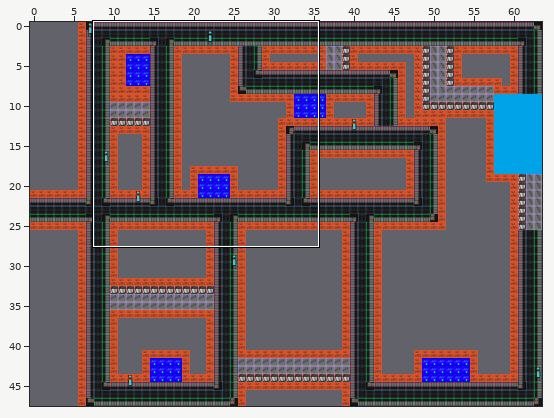
Level history. Tiled map (JSON): map/field-view-map1.json. The first picture is a wide view before the edit; the outline marks the close-up.
Close-up. The starting point:
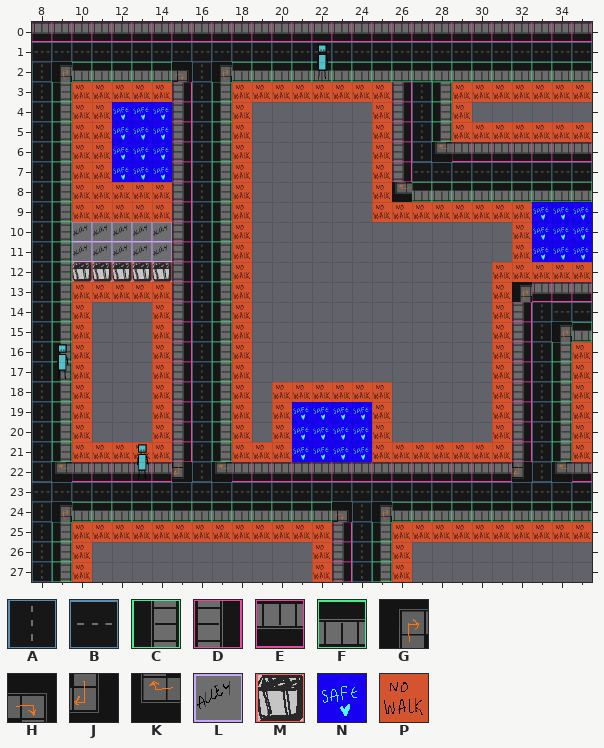
Cells are 50x50 px. Shown: x 8..35, y 0..27.
Key: from "placeholder_streettiles-2": A 0, B 1, C 8, D 9, E 10, F 11, G 12, H 13, J 14, K 15, L 16, M 24, N 32, P 33.
_ is an empty cell.
Layers that did not change in this view are not listed.
Layer "Walk Areas" before, first column x 8:
 0 EEEEEEEEEEEEEEEEEEEEEEEEEEEE
 1 BBBBBBBBBBBBBBBBBBBBBBBBBBBB
 2 AGFFFFFHAGFFFFFFFFFFFFFFFFFF
 3 AC_____DAC________DAC_______
 4 AC__NNNDAC________DAC_______
 5 AC__NNNDAC________DAC_______
 6 AC__NNNDAC________DAKEEEEEEE
 7 AC__NNNDAC________DBBBBBBBBB
 8 AC_____DAC________KFFFFFFFFF
 9 AC_____DAC_______________NNN
10 ACLLLLLDAC_______________NNN
11 ACLLLLLDAC_______________NNN
12 ACMMMMMDAC__________________
13 AC_____DAC______________GEEE
14 AC_____DAC______________DABB
15 AC_____DAC______________DAGF
16 AC_____DAC______________DAC_
17 AC_____DAC______________DAC_
18 AC_____DAC______________DAC_
19 AC_____DAC___NNNN_______DAC_
20 AC_____DAC___NNNN_______DAC_
21 AC_____DAC___NNNN_______DAC_
22 AKEEEEEJAKEEEEEEEEEEEEEEJAKE
23 BBBBBBBBBBBBBBBBBBBBBBBBBBBB
24 AGFFFFFFFFFFFFFHAGFFFFFFFFFF
25 AC_____________DAC__________
Layer "No Walk/ Home" before, first column x 8:
 0 ____________________________
 1 ____________________________
 2 ____________________________
 3 __PPPPP___PPPPPPPP___PPPPPPP
 4 __PP______P______P___P______
 5 __PP______P______P___PPPPPPP
 6 __PP______P______P__________
 7 __PP______P______P__________
 8 __PPPPP___P______P__________
 9 __PPPPP___P______PPPPPPPP___
10 __________P_____________P___
11 __________P_____________P___
12 __________P____________PPPPP
13 __PPPPP___P____________P____
14 __P___P___P____________P____
15 __P___P___P____________P____
16 __P___P___P____________P___P
17 __P___P___P____________P___P
18 __P___P___P_PPPPPP_____P___P
19 __P___P___P_P____P_____P___P
20 __P___P___P_P____P_____P___P
21 __PPPPP___PPP____PPPPPPP___P
22 ____________________________
23 ____________________________
24 ____________________________
25 __PPPPPPPPPPPPP___PPPPPPPPPP
26 __P___________P___P_________
27 __P___________P___P_________
The result:
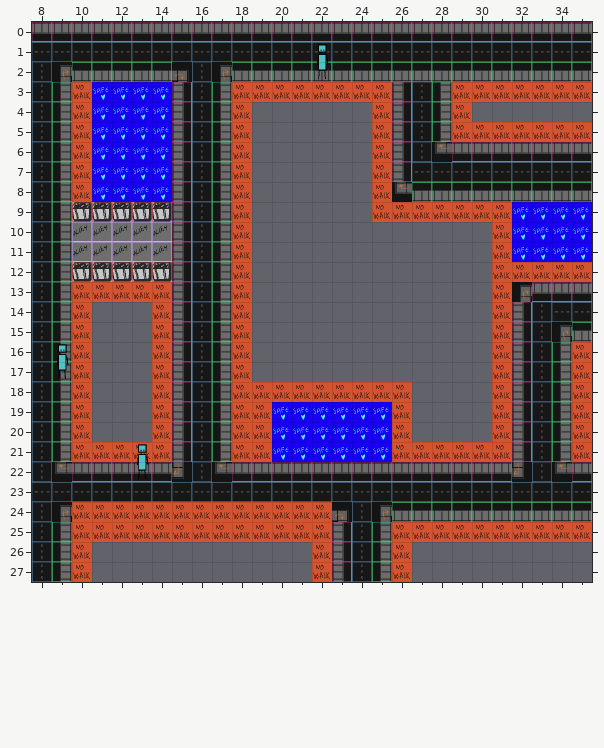
Changes in this commit:
Changed rows in their new state; . is an unchanged cell.
Layer "Walk Areas":
first column x 10:
 3 .NNNN..................
 4 .N.....................
 5 .N.....................
 6 .N.....................
 7 .N.....................
 8 .NNNN..................
 9 MMMMM.................N
10 ......................N
11 ......................N
first column x 20:
19 N....N
20 N....N
21 N....N
Layer "No Walk/ Home":
first column x 10:
 3 .____..................
 4 ._.....................
 5 ._.....................
 6 ._.....................
 7 ._.....................
 8 .____..................
 9 _____................._
10 .....................P_
11 .....................P_
first column x 10:
18 .........P......P
19 .........P_...._P
20 .........P_...._P
21 .........._...._.
24 PPPPPPPPPPPPP....
Changed places in both close-ups, as pixel boxes (x1, y1, x2, y2):
changed: (72, 82, 172, 222)
changed: (492, 202, 532, 262)
changed: (252, 382, 292, 462)
changed: (372, 382, 412, 462)
added: (72, 502, 332, 522)
